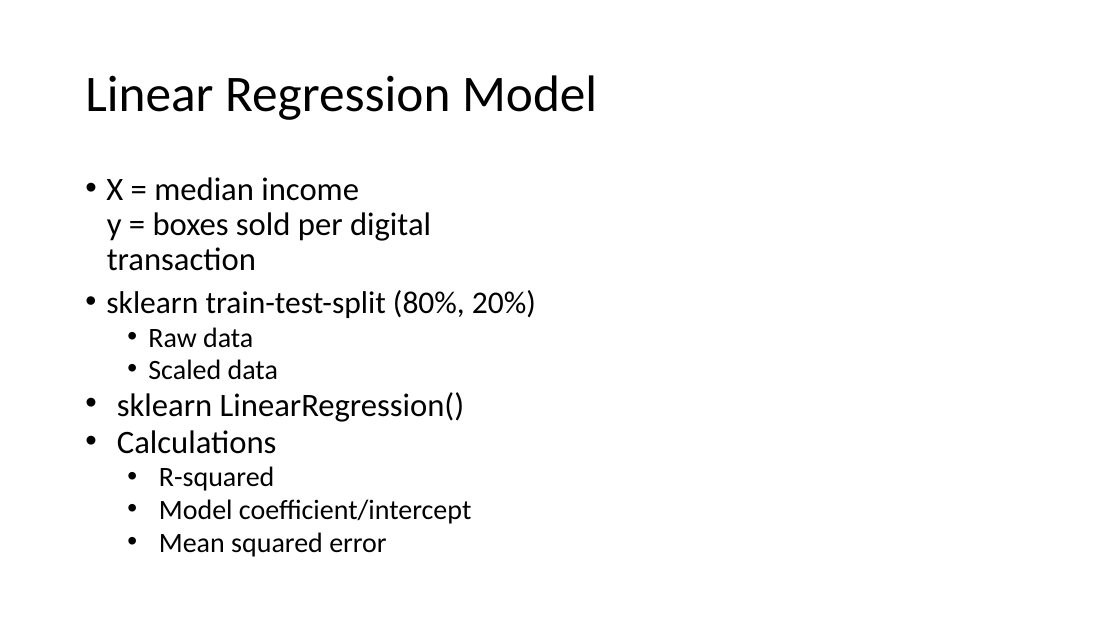
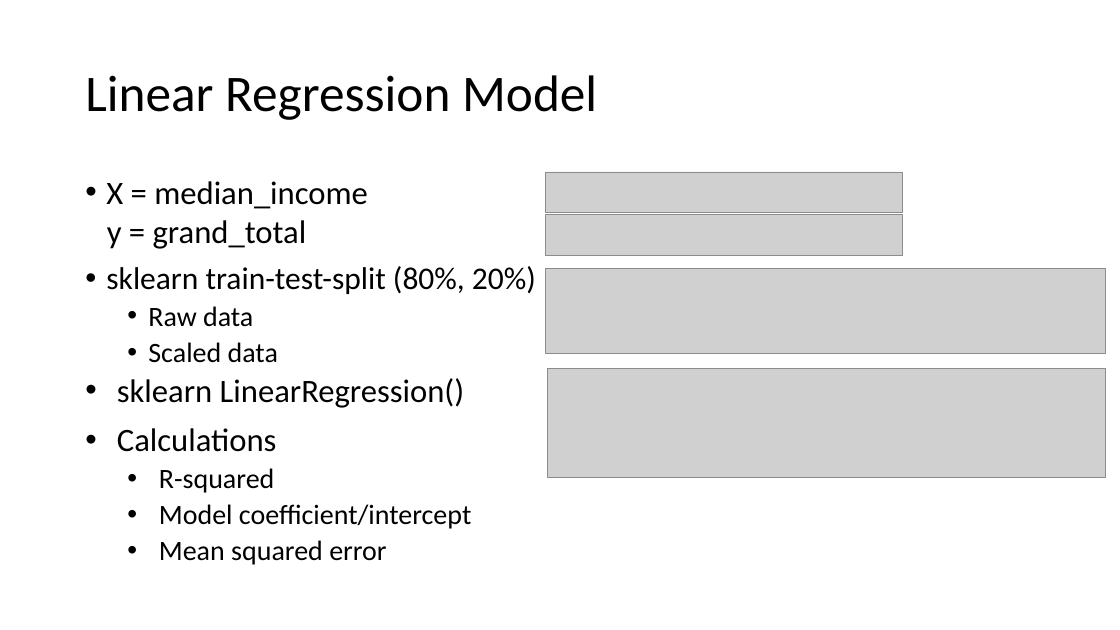
Before and after one commit to sbooysen/C-is-for-Cookie, a slide deck: slide 2 of Presentation/model_slides.pptx. Drawn at 1120x630 pixels with LibreOffice and Linux fonts; fonts in the diff are those of the drawing; grey boxes stand for pictures. Boxes give left, top, right and bottom in pixels: in the first picture for what was removed or moved away, otherwise in the second. Text is boxed around its words. In the diff, an @@ line names an element or a change of style, - is before the commit and + after.

Commit message:
Updating slides

```diff
--- a/Presentation/model_slides.pptx
+++ b/Presentation/model_slides.pptx
@@ picture added at [545,172,902,213] @@
@@ text at [106,181,368,249]: text changed @@
-• X = median income
-y = boxes sold per digital transaction
+• X = median_income
+y = grand_total
@@ picture added at [545,214,902,255] @@
@@ text at [106,266,536,565]: line spacing 0.8 to 0.9; more space between paragraphs @@
@@ picture added at [545,269,1105,354] @@
@@ picture added at [547,369,1105,478] @@
```
Also in this commit, not shown: 1 other slide changed, 3 slides added.
